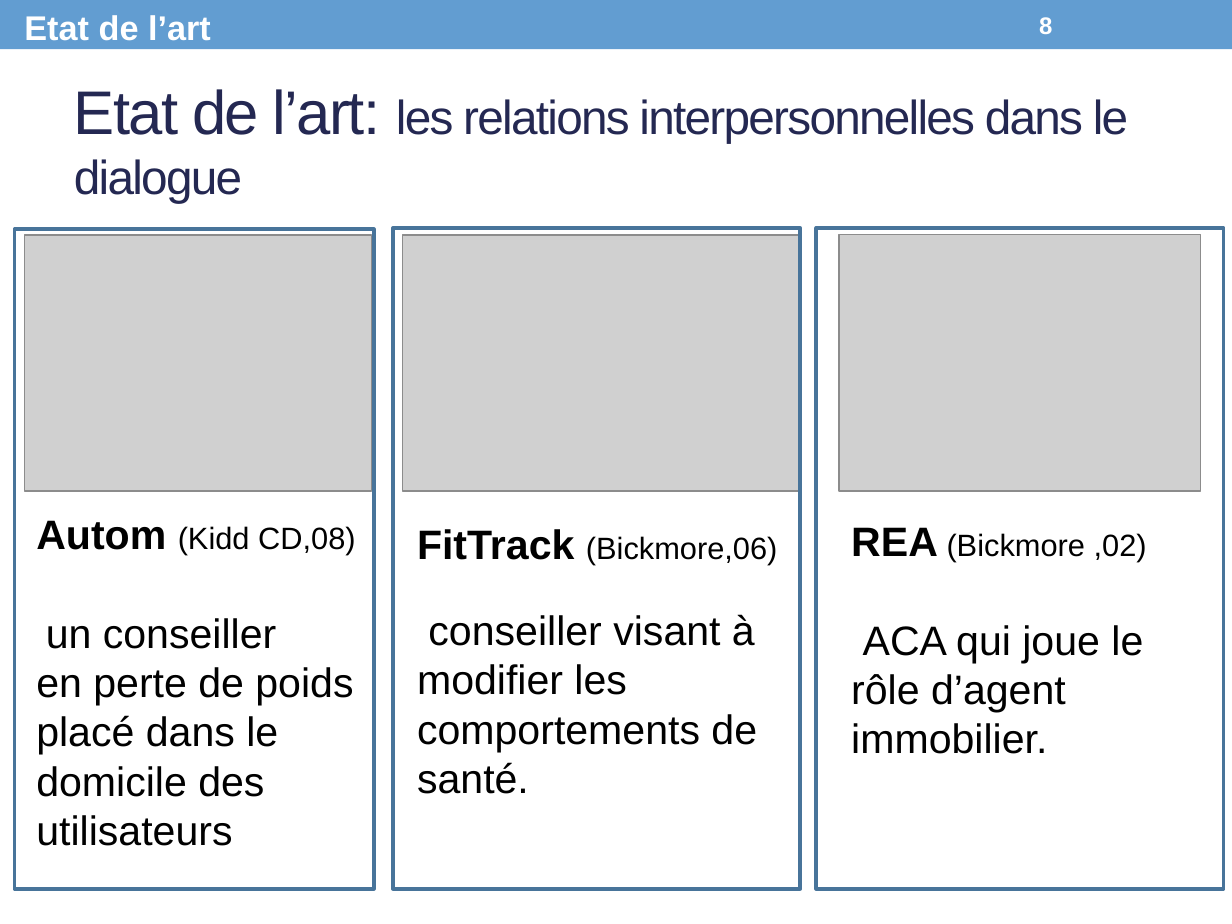
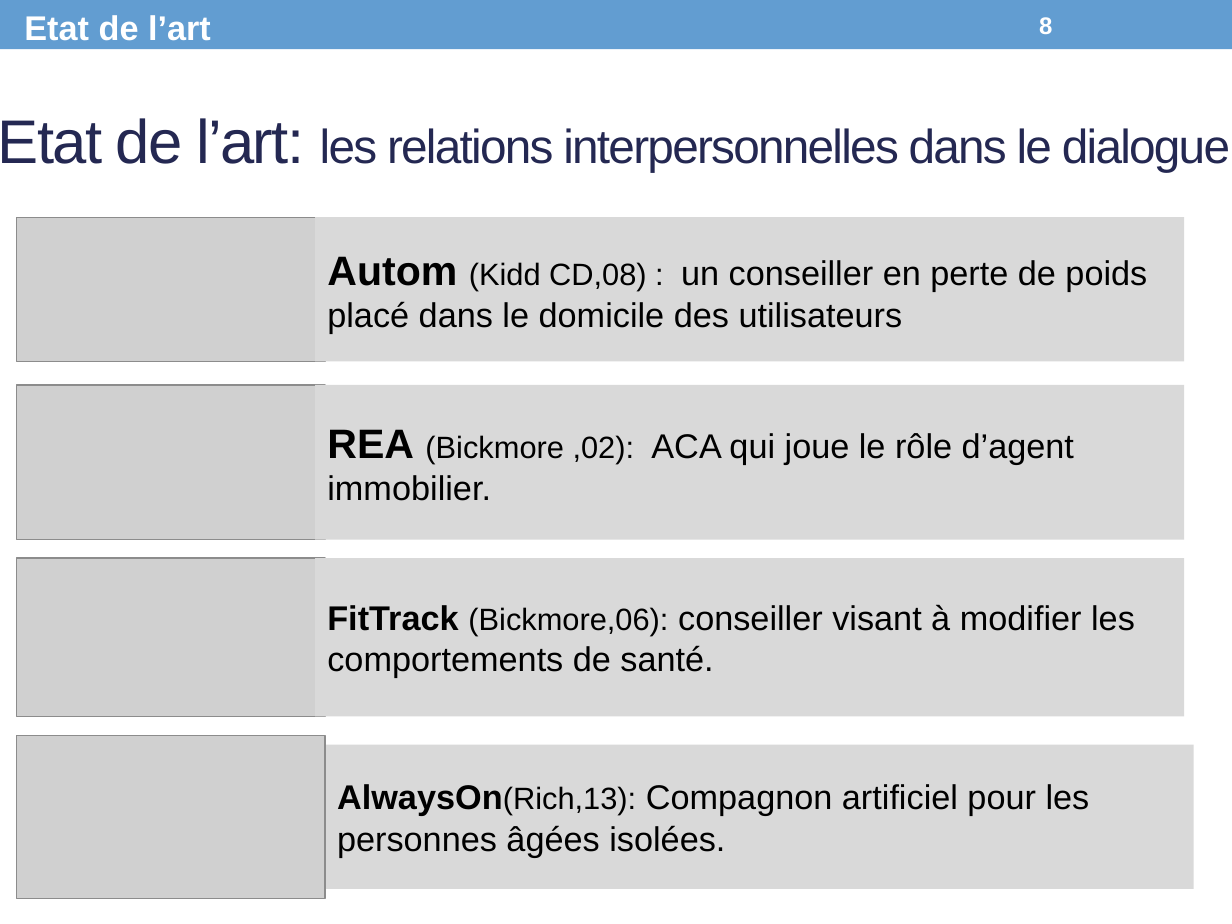
Before and after one commit to Olydia/Discolog, a slide deck: slide 8 of papers/Presentations/CPU_Presentation.pptx. Drawn at 1232x924 pixels with LibreOffice and Linux fonts; fonts in the diff are those of the drawing; grey boxes stand for pictures. Boxes give left, top, right and bottom in pixels: in the first picture for what was removed or moved away, otherwise in the second. Text is boxed around its words. In the diff, an @@ line names an element or a change of style, - is before the commit and + after.

Commit message:
final presentation

```diff
--- a/papers/Presentations/CPU_Presentation.pptx
+++ b/papers/Presentations/CPU_Presentation.pptx
@@ title "Etat de l’art: les relations ..." rewrapped from [74, 89, 1128, 203] to [0, 118, 1230, 172] @@
@@ rectangle removed at [15, 229, 375, 888] @@
@@ picture: place and size @@
-picture at [25, 235, 372, 492]
+picture at [16, 217, 324, 361]
@@ fill none to #D9D9D9 in 3 elements at [315, 558, 1184, 716], [315, 384, 1184, 540], [315, 217, 1184, 361] @@
@@ rectangle "Autom (Kidd CD,08) : un ...": place and size @@
-rectangle "Autom (Kidd CD,08) : un ..." at [36, 520, 356, 846]
+rectangle "Autom (Kidd CD,08) : un ..." at [315, 217, 1184, 361]
@@ rectangle removed at [393, 228, 801, 888] @@
@@ picture removed at [403, 235, 801, 492] @@
@@ rectangle removed at [817, 228, 1225, 888] @@
@@ text in rectangle at [327, 256, 1147, 334]: text changed; size 24 to 20 pt @@
-Autom (Kidd CD,08)
-un conseiller en perte de poids placé dans le domicile des utilisateurs
+Autom (Kidd CD,08) : un conseiller en perte de poids placé dans le domicile des utilisateurs
@@ picture: place and size @@
-picture at [839, 234, 1201, 490]
+picture at [16, 384, 324, 540]
@@ rectangle "REA (Bickmore ,02): ACA qui ...": place and size @@
-rectangle "REA (Bickmore ,02): ACA qui ..." at [851, 527, 1147, 754]
+rectangle "REA (Bickmore ,02): ACA qui ..." at [315, 384, 1184, 540]
@@ text in rectangle at [327, 429, 1074, 501]: text changed; size 24 to 20 pt @@
-REA (Bickmore ,02)
-ACA qui joue le rôle d’agent immobilier.
+REA (Bickmore ,02): ACA qui joue le rôle d’agent immobilier.
@@ picture added at [16, 558, 324, 716] @@
@@ rectangle "FitTrack (Bickmore,06): conseiller visant à ...": place and size @@
-rectangle "FitTrack (Bickmore,06): conseiller visant à ..." at [417, 529, 778, 794]
+rectangle "FitTrack (Bickmore,06): conseiller visant à ..." at [315, 558, 1184, 716]
@@ text in rectangle at [327, 604, 1135, 677]: text changed; size 24 to 20 pt @@
-FitTrack (Bickmore,06)
-conseiller visant à modifier les comportements de santé.
+FitTrack (Bickmore,06): conseiller visant à modifier les comportements de santé.
@@ picture added at [16, 736, 324, 899] @@
@@ rectangle added at [325, 744, 1194, 888], fill #D9D9D9, 20 pt, text #000000 @@
+AlwaysOn(Rich,13): Compagnon artificiel pour les personnes âgées isolées.
```
Also in this commit, not shown: 6 other slides changed, 2 other files.
